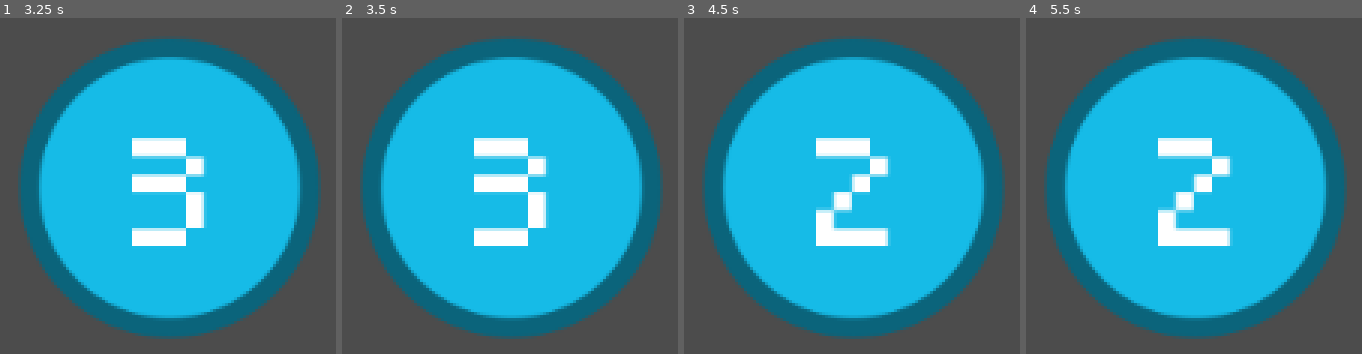
Above: before the commit, frames 1-4 (left to right).
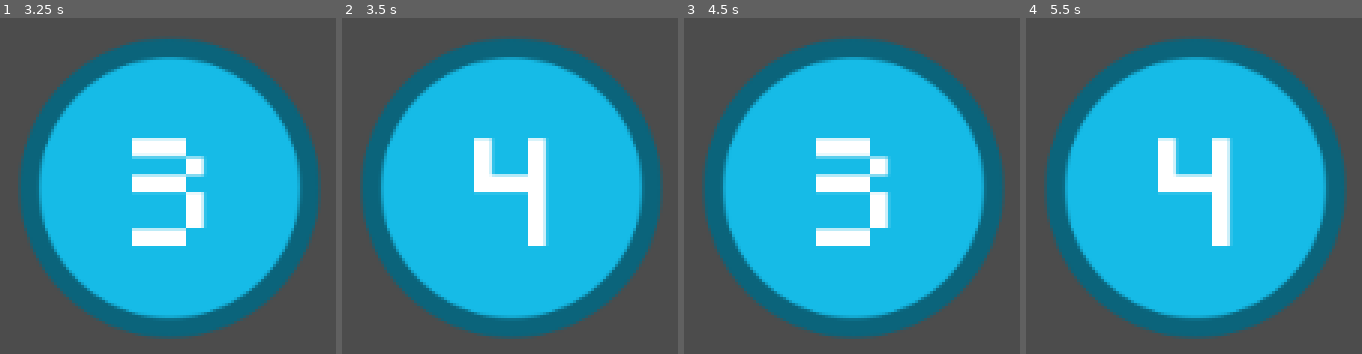
Above: after the commit, the same moments.

Repository: AvantAveGarde/SellyRpgNovember
Game: Godot game, scene res://Combat/CombatTest.tscn
Same seed, same stepped clock (60 frames per second), same inputs: the game is played once before the commit and once after it. The project has no main scene, so this scene is started directly.
Inputs (mouse positions are in pixels of both pictures, inside the frame that each line leads up to):
- Up to frame 1 (3.25 s): tap Enter at 0.5, 2 s; move the mouse to (outside the picture) at 0.52 s; press the mouse at (outside the picture) at 0.53 s; hold Right (ui_right) 0.53-1.28 s; right-click (outside the picture) at 0.8 s; tap Space at 1.25, 2.75 s; move the mouse to (outside the picture) at 1.27 s; release the mouse at (outside the picture) at 1.28 s; hold Down (ui_down) 1.28-2.03 s; right-click (outside the picture) at 1.35 s; click (outside the picture) at 1.55 s; move the mouse to (outside the picture) at 2.02 s; press the mouse at (outside the picture) at 2.03 s; hold Right (ui_right) 2.03-2.78 s; right-click (outside the picture) at 2.3 s; move the mouse to (outside the picture) at 2.77 s; release the mouse at (outside the picture) at 2.78 s; hold Up (ui_up) from 2.78 s (still down); right-click (outside the picture) at 2.85 s; click (outside the picture) at 3.05 s
- Up to frame 2 (3.5 s): keep holding Up (ui_up)
- Up to frame 3 (4.5 s): tap Enter at 3.5 s; move the mouse to (outside the picture) at 3.52 s; release Up (ui_up) at 3.53 s; press the mouse at (outside the picture) at 3.53 s; hold Left (ui_left) from 3.53 s (still down); right-click (outside the picture) at 3.8 s; tap Space at 4.25 s; move the mouse to (outside the picture) at 4.27 s; release the mouse at (outside the picture) at 4.28 s; right-click (outside the picture) at 4.35 s
- Up to frame 4 (5.5 s): click (outside the picture) at 4.55 s; move the mouse to (outside the picture) at 5.02 s; release Left (ui_left) at 5.03 s; press the mouse at (outside the picture) at 5.03 s; hold Down (ui_down) from 5.03 s (still down); right-click (outside the picture) at 5.3 s

Frame 1 is identical in both runs. In frame 2, 3.0% of the frame differs, in the area x 39-62%, y 35-68%; in frame 3, 2.4%; in frame 4, 4.7%.

Commit message:
Added all combat commands
Added all the combat action commands into the player script.

Diff:
--- a/Combat/CombatInputTest.gd
+++ b/Combat/CombatInputTest.gd
@@ -7,11 +7,17 @@
 
 func _process(delta):
 	if Input.is_action_pressed("attack"):
-		combat.hold(delta)
+		combat.hold_attack(delta)
 
 	if Input.is_action_just_released("attack"):
 		combat.release_attack()
 
+	if Input.is_action_pressed("block"):
+		combat.hold_block(delta)
+
+	if Input.is_action_just_released("block"):
+		combat.release_block()
+
 #func _input(event):
 #	if event.is_action_pressed("attack"):
 #		combat.attack()
--- a/Combat/CombatSystem.gd
+++ b/Combat/CombatSystem.gd
@@ -4,8 +4,14 @@
 
 var charges = 5
 const max_charges = 5
-const charge_threshold = 0.2
-var charge_time = 0.0
+const charges_regeneration_threeshold = 2.0
+var charges_regeneration_time = 0.0
+const charge_threshold_attack = 0.2
+const charge_threshold_block = 0.2
+var charge_time_attack = 0.0
+var charge_time_block = 0.0
+var current_action = ""
+var next_action = ""
 
 var combat_ui
 
@@ -13,33 +19,95 @@
 	combat_ui = get_node("CombatUI")
 	combat_ui.set_charges(charges)
 
+func _process(delta):
+	if charges < max_charges:
+		charges_regeneration_time += delta
+		if charges_regeneration_time >= charges_regeneration_threeshold:
+			charges += 1
+			combat_ui.set_charges(charges)
+			if charges >= max_charges:
+				charges_regeneration_time = 0.0
+			else:
+				charges_regeneration_time -= charges_regeneration_threeshold
+			print("Charge Regenerated")
+	if current_action != "" || next_action != "":
+		if current_action == "":
+			current_action = next_action
+			next_action = ""
+		if current_action == "light attack":
+			light_attack()
+		elif current_action == "heavy attack":
+			heavy_attack()
+		elif current_action == "ranged attack":
+			ranged_attack()
+		elif current_action == "block":
+			block()
+		elif current_action == "parry":
+			parry()
+		else:
+			current_action = ""
+
+func hold_attack(delta):
+	charge_time_attack += delta
+
 func release_attack():
-	if charge_time > charge_threshold:
-		if charges > 0:
-			heavy_attack()
+	if next_action == "":
+		if Input.is_action_pressed("block") && charges > 0:
+			next_action = "ranged attack"
+			if current_action == "block":
+				current_action = ""
+		elif charge_time_attack > charge_threshold_attack && charges > 0:
+			next_action = "heavy attack"
 		else:
-			attack()
-	else:
-		attack()
+			next_action = "light attack"
+	charge_time_attack = 0.0
 
-func hold(delta):
-	charge_time += delta
+func hold_block(delta):
+	if current_action == "block" || next_action == "block" || next_action == "":
+		charge_time_block += delta
+		if current_action != "block":
+			next_action = "block"
 
-func attack():
-	charge_time = 0.0
-	print("attack")
+func release_block():
+	if current_action == "block":
+		current_action = ""
+
+	if next_action == "" || next_action == "block":
+		if charge_time_block < charge_threshold_block:
+			next_action = "parry"
+		else:
+			print("blocked for " + str(charge_time_block) + " seconds")
+	charge_time_block = 0.0
+
+func light_attack():
+	current_action = ""
+	print("light attack")
 
 func heavy_attack():
-	charge_time = 0.0
-	charges -= 1
-	combat_ui.set_charges(charges)
-	print("heavy attack")
+	current_action = ""
+	if charges > 0:
+		charges -= 1
+		combat_ui.set_charges(charges)
+		print("heavy attack")
+	else:
+		print("not enough charges for heavy attack")
+
+func ranged_attack():
+	current_action = ""
+	if charges > 0:
+		charges -= 1
+		combat_ui.set_charges(charges)
+		print("ranged attack")
+	else:
+		print("not enough charges for ranged attack")
+
+func block():
+	pass
 
 func parry():
+	current_action = ""
 	print("parry")
 
 func absorb():
+	current_action = ""
 	print("absorb")
-
-func ranged_attack():
-	print("ranged attack")
--- a/Scripts/player.gd
+++ b/Scripts/player.gd
@@ -7,7 +7,7 @@
 func _ready():
 	set_process(true)
 	screensize = get_viewport_rect().size
-	extents = get_node("Sprite").get_texture().get_size() / 2
+	extents = get_node("sprite").get_texture().get_size() / 2
 	translate(screensize / 2)
 
 func _process(delta):
--- a/project.godot
+++ b/project.godot
@@ -21,6 +21,8 @@
 
 attack=[ Object(InputEventMouseButton,"resource_local_to_scene":false,"resource_name":"","device":0,"alt":false,"shift" …(209 unchanged characters)…
  ]
+block=[ Object(InputEventMouseButton,"resource_local_to_scene":false,"resource_name":"","device":0,"alt":false,"shift":false,"control":false,"meta":false,"command":false,"button_mask":0,"position":Vector2( 0, 0 ),"global_position":Vector2( 0, 0 ),"factor":1.0,"button_index":2,"pressed":false,"doubleclick":false,"script":null)
+ ]
 
 [rendering]
 
